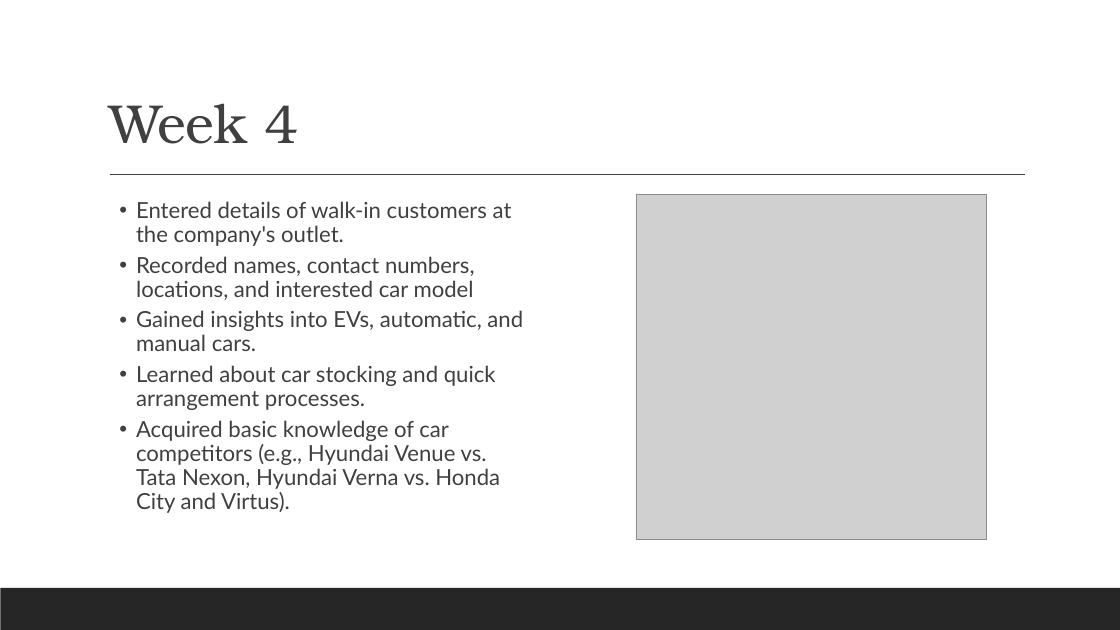
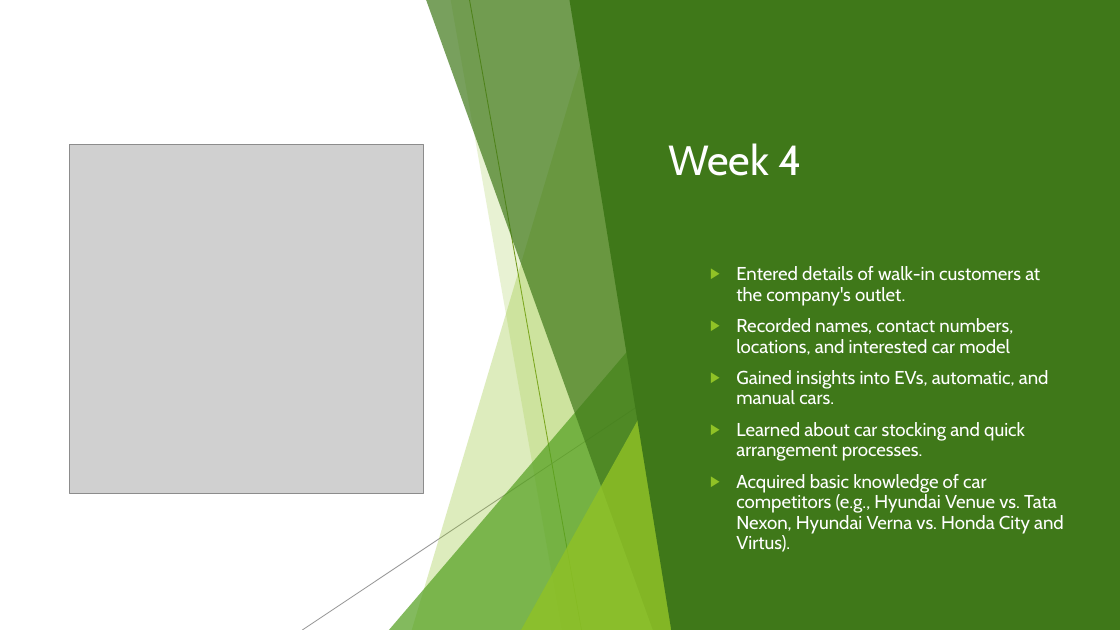
Before and after one commit to arjunrajput4638/ASHU, a slide deck: slide 11 of MB050_SAKSHI.pptx. Drawn at 1120x630 pixels with LibreOffice and Linux fonts; fonts in the diff are those of the drawing; grey boxes stand for pictures. Boxes give left, top, right and bottom in pixels: in the first picture for what was removed or moved away, otherwise in the second. Text is boxed around its words. In the diff, an @@ line names an element or a change of style, - is before the commit and + after.

```diff
--- a/MB050_SAKSHI.pptx
+++ b/MB050_SAKSHI.pptx
@@ rectangle added at <box>0,0,1120,630</box>, fill #FFFFFF @@
@@ freeform shape added at <box>412,0,688,630</box>, fill #90C226 at 30% opacity @@
@@ freeform shape added at <box>426,0,688,630</box>, fill #3F7819 at 70% opacity @@
@@ freeform shape added at <box>450,0,688,630</box>, fill #90C226 at 20% opacity @@
@@ line added from (470, 0) to (581, 630), #6C921D 0.75 pt @@
@@ freeform shape added at <box>570,0,1120,630</box>, fill #3F7819 @@
@@ title "Week 4": place and size @@
-title "Week 4" at <box>109,103,298,144</box>
+title "Week 4" at <box>668,143,801,176</box>
@@ title "Week 4" at <box>668,143,801,176</box>: size 47 to 36 pt, font TeX Gyre Bonum to Cabin, text colour #404040 to #FFFFFF, letter spacing -0.5 to 0 pt; line spacing 0.9 to 1; vertical alignment bottom to middle @@
@@ picture: place and size @@
-picture at <box>637,195,986,539</box>
+picture at <box>70,145,424,493</box>
@@ line removed from (110, 175) to (1026, 175) @@
@@ text "Entered details of walk-in customers ...": place and size @@
-text "Entered details of walk-in customers ..." at <box>136,201,523,513</box>
+text "Entered details of walk-in customers ..." at <box>736,266,1064,552</box>
@@ text "Entered details of walk-in customers ..." at <box>736,266,1064,552</box>: size 19 to 16 pt, font Lato to Cabin, text colour #404040 to #FFFFFF; bullet • to ▶; more space between paragraphs @@
@@ triangle added at <box>389,280,688,630</box>, fill #54A021 at 72% opacity @@
@@ line added from (740, 339) to (302, 630), #808080 0.75 pt @@
@@ triangle added at <box>521,330,688,630</box>, fill #90C226 at 80% opacity @@
@@ group added at <box>0,0,1120,630</box>: 5 freeform shapes, 3 triangles @@
@@ group added at <box>0,0,1120,630</box>: 5 freeform shapes, 3 triangles, 2 lines @@
@@ rectangle removed at <box>0,588,1120,630</box> @@
```
Also in this commit, not shown: 12 other slides changed, 1 slide added, 1 slide removed.
